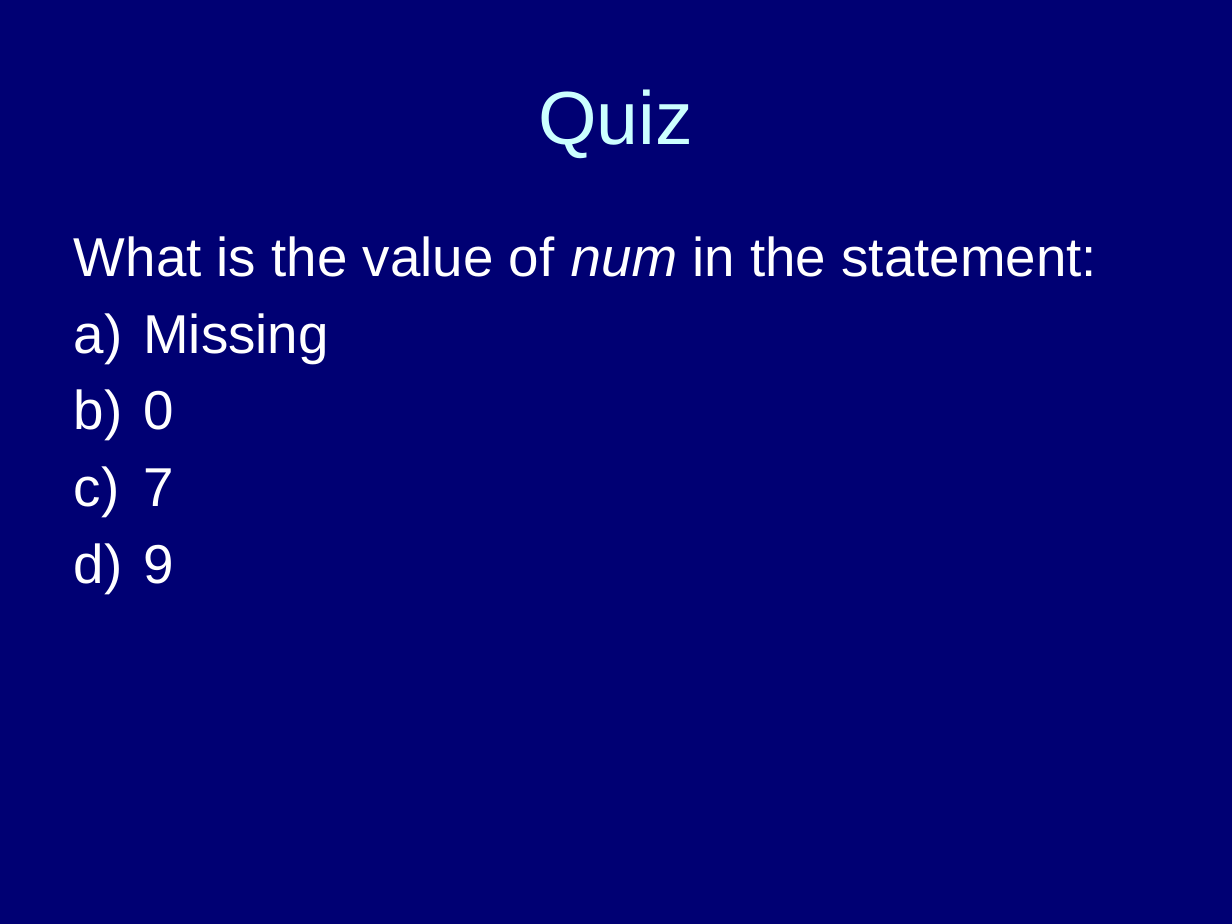
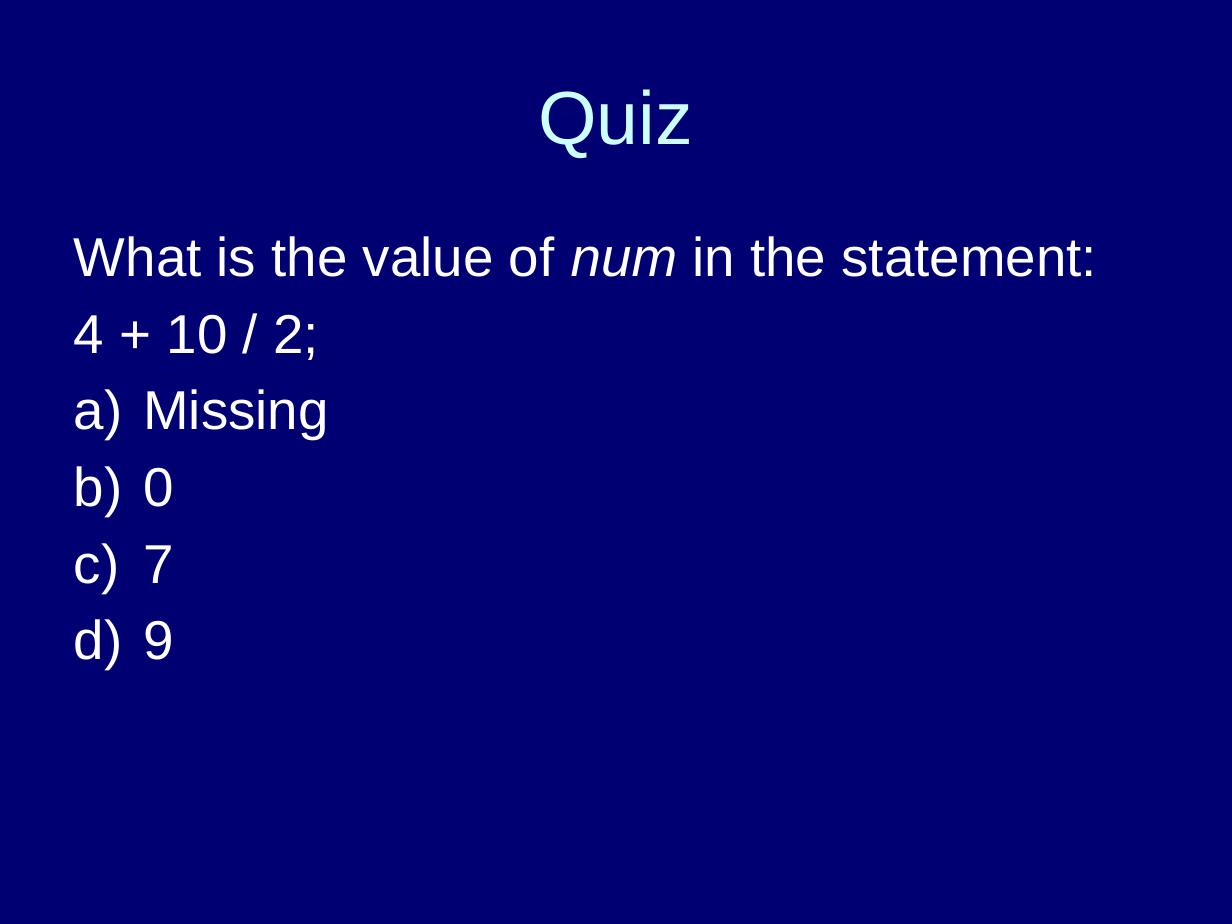
Before and after one commit to kgfitzgerald/stat-7500, a slide deck: slide 3 of files/slides/SAS4.pptx (slide 5 before the commit). Drawn at 1232x924 pixels with LibreOffice and Linux fonts; fonts in the diff are those of the drawing. Boxes give left, top, right and bottom in pixels: in the first picture for what was removed or moved away, otherwise in the second. Text is boxed around its words. In the diff, an @@ line names an element or a change of style, - is before the commit and + after.

```diff
--- a/files/slides/SAS4.pptx
+++ b/files/slides/SAS4.pptx
@@ text at (x1=74, y1=314, x2=319, y2=360): paragraph added @@
+4 + 10 / 2;
```
Also in this commit, not shown: 2 slides removed.
